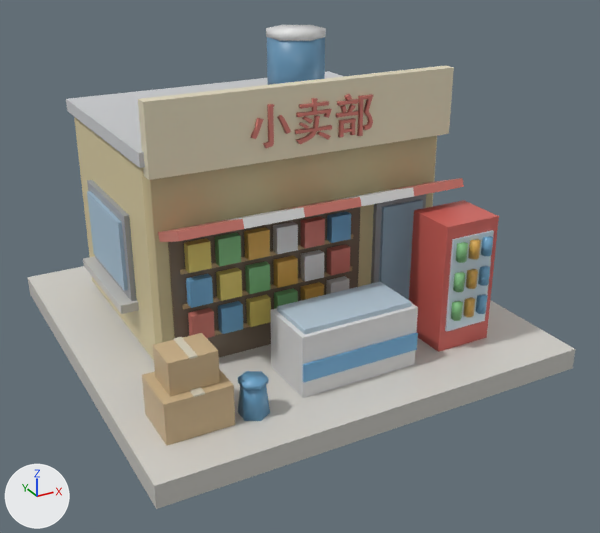
An edit to the glTF model county-tycoon/assets/resources/models3d/store.glb, drawn before and after from the same camera.
Before and after are seen from a camera (50 mm lens) standing at (-0.343, -1.147, 0.978) and looking at (0.516, 0.414, 0.198). The axes (+X, +Y, +Z) are drawn at lower left. The lights are the same throughout. The first picture is the older version. Vertices at exactly the same position are counted once.

The older version as bpy lines, for what is in view:
```python
me_立方体 = bpy.data.meshes.new('立方体')
me_立方体.from_pydata(...)  # 1042 vertices, 1812 faces; spans x -0.5..0.5, y -0.5..0.5, z -0.025..0.675
# faces by material slot: [1776, 36]
me_立方体.materials.append(mat_lit)
me_立方体.materials.append(mat_emit)
# before: 983 (0.14, 0.231, 0.675) at pixel (282, 24), 985 (0.202, 0.196, 0.675) at pixel (311, 24), 987 (0.202, 0.124, 0.675) at pixel (325, 28), 989 (0.14, 0.089, 0.675) at pixel (310, 31), 991 (0.078, 0.124, 0.675) at pixel (279, 31)
# before: 993 (0.078, 0.196, 0.675) at pixel (266, 28)
ob_store = bpy.data.objects.new('store', me_立方体)
ob_store.location = (0.5, 0.5, 0.025)
```
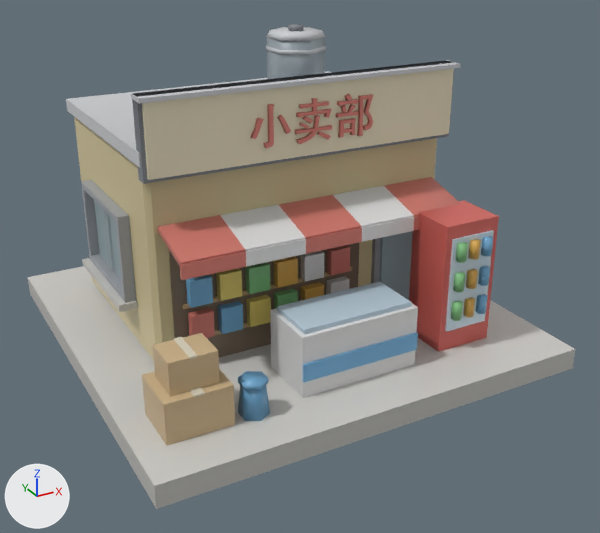
Where the newer file only moved an object's origin or applied its transform, the numbers keep the older frame.

Location of each change, (x1, y1, x2, y2) in pixels of the pictures (600 x 533 px; the box of a moved part takes in the faces that stretch with it):
'store', reshaped
    before: (28, 25, 576, 509)
    after: (28, 24, 576, 509)
part 1 of me_立方体, added
    after: (132, 61, 454, 184)
part 2 of me_立方体, added
    after: (131, 60, 460, 104)
part 3 of me_立方体, added
    after: (266, 46, 326, 54)
part 4 of me_立方体, added
    after: (288, 24, 304, 31)
part 5 of me_立方体, rebuilt (38% taller)
    before: (158, 178, 464, 242)
    after: (158, 177, 461, 266)
part 6 of me_立方体, rebuilt (10% wider)
    before: (87, 180, 137, 301)
    after: (81, 180, 136, 303)
part 7 of me_立方体, rebuilt (7% shorter)
    before: (83, 256, 139, 314)
    after: (82, 258, 138, 312)
part 8 of me_立方体, added
    after: (180, 216, 420, 280)
part 9 of me_立方体, cut back (mostly hidden afterwards)
    before: (87, 191, 128, 291)
    after: (104, 210, 111, 271)
part 10 of me_立方体, moved or reshaped
    before: (266, 25, 326, 41)
    after: (266, 27, 326, 41)
part 11 of me_立方体, recoloured
    both: (83, 27, 464, 385)
part 12 of me_立方体, recoloured
    before: (83, 25, 426, 385)
    after: (83, 27, 413, 385)

Edits to the bpy script that builds the scene:
```text
Add mat_housing:
    mat_housing = bpy.data.materials.new('housing')
    # nodes: BsdfPrincipled, Mix, OutputMaterial, VertexColor
    # colours: white #e7e7e7, mixed with the vertex colours
Change me_立方体:
    used by ob_store; location = (0.5, 0.5, 0.025)
    verts and faces of me_立方体; kept vertices keep their numbers, new ones are numbered from 1042
    remove me_立方体.from_pydata(...)  # 1042 vertices, 1812 faces; spans x -0.5..0.5, y -0.5..0.5, z -0.025..0.675
    add me_立方体.from_pydata(...)  # 1142 vertices, 1976 faces; spans x -0.5..0.5, y -0.5..0.5, z -0.025..0.682
    me_立方体 part 1: a new loose piece, a box spanning x -0.368..0.368, y -0.161..-0.131, z 0.456..0.624, in mat_housing
    me_立方体 part 2: a new loose piece, a box spanning x -0.37..0.37, y -0.179..-0.131, z 0.615..0.624, in mat_housing
    me_立方体 part 3: a new loose piece, a 6-sided cylinder along z spanning x 0.0773..0.2027, y 0.0876..0.2325, z 0.6242..0.6332, in mat_housing
    me_立方体 part 4: a new loose piece, a 6-sided cylinder along z spanning x 0.124..0.156, y 0.142..0.178, z 0.67..0.682, in mat_housing
    me_立方体 part 5: the loose piece of 24 vertices spanning x -0.34..0.34, y -0.26..-0.14, z 0.325..0.385 is rebuilt with 24 vertices and now spans x -0.34..0.34, y -0.262..-0.138, z 0.312..0.357
    me_立方体 part 6: the loose piece of 8 vertices spanning x -0.372..-0.352, y -0.02..0.26, z 0.145..0.345 is rebuilt with 16 vertices and now spans x -0.386..-0.361, y -0.02..0.26, z 0.145..0.345, in mat_housing
    me_立方体 part 7: the loose piece of 8 vertices spanning x -0.4..-0.36, y -0.03..0.27, z 0.125..0.145 is rebuilt with 8 vertices and now spans x -0.403..-0.361, y -0.028..0.267, z 0.13..0.145
    me_立方体 part 8: a new loose piece of 24 vertices spanning x -0.34..0.34, y -0.264..-0.255, z 0.287..0.319, in mat_lit
    me_立方体 part 9
    16 vertices are removed from x -0.38..0.38, y 0.0..0.24, z 0.165..0.325
    24 faces are deleted
    8 vertices are added at x -0.372..0.372, y 0.126..0.136, z 0.16..0.33
    4 new faces join them, mat_housing
    me_立方体 part 10
    add verts[983] = (0.14, 0.223, 0.67)  # moved, pixel (283, 27)
    add verts[985] = (0.195, 0.192, 0.67)  # moved, pixel (309, 27)
    add verts[987] = (0.195, 0.129, 0.67)  # moved, pixel (322, 30)
    add verts[989] = (0.14, 0.097, 0.67)  # moved, pixel (308, 33)
    add verts[991] = (0.085, 0.129, 0.67)  # moved, pixel (281, 33)
    add verts[993] = (0.085, 0.192, 0.67)  # moved, pixel (269, 30)
    me_立方体 part 11: 320 kept faces spanning x -0.5..0.5, y -0.5..0.5, z -0.025..0.67 get new vertex colours
    me_立方体 part 12: 124 faces spanning x -0.5..0.5, y -0.5..0.5, z -0.025..0.67 switch from mat_lit to mat_housing
    other edits to the shape of me_立方体 do not show in these pictures
```
